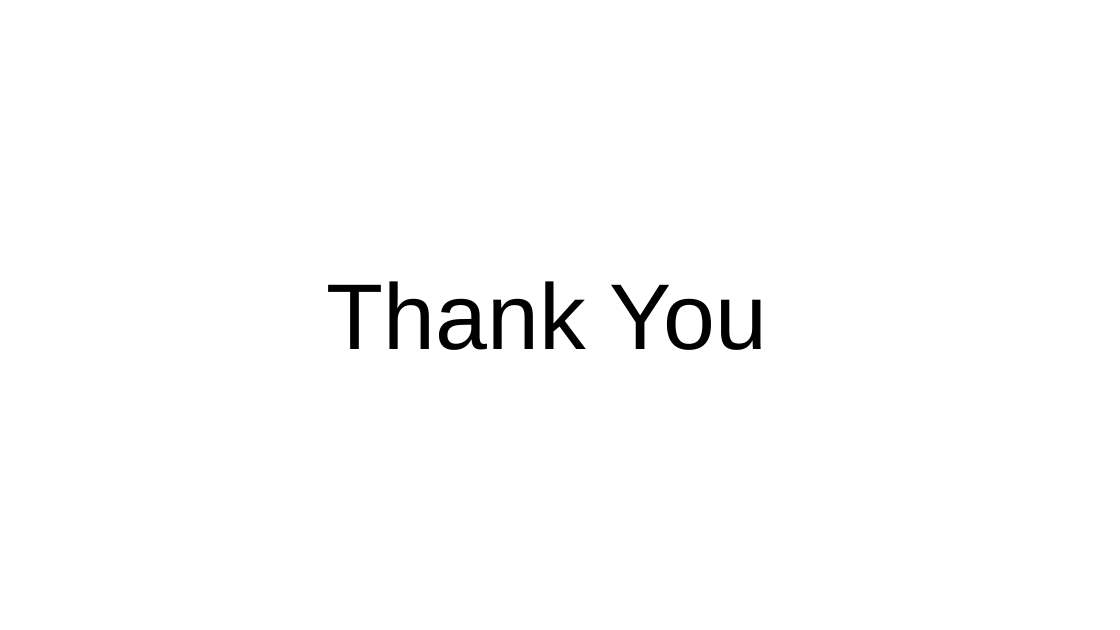
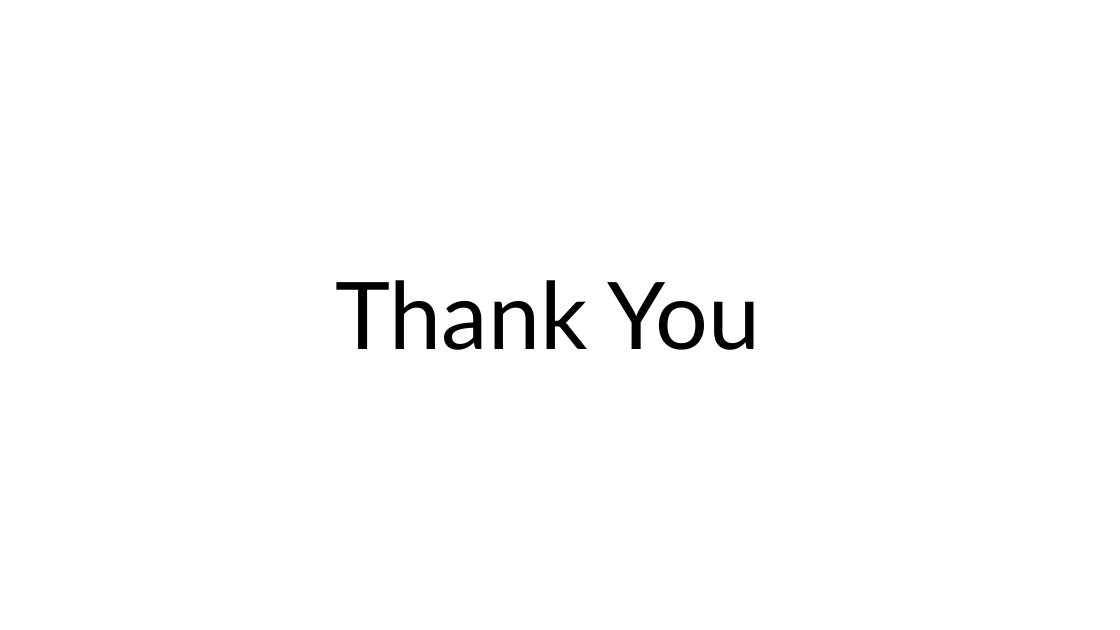
Before and after one commit to RamPrakhyath05/Next.js-FinalProject, a slide deck: slide 9 of final ppt.pptx. Drawn at 1120x630 pixels with LibreOffice and Linux fonts; fonts in the diff are those of the drawing; background and template pictures are left out. Boxes give left, top, right and bottom in pixels: in the first picture for what was removed or moved away, otherwise in the second. Text is boxed around its words. In the diff, an @@ line names an element or a change of style, - is before the commit and + after.

```diff
--- a/final ppt.pptx
+++ b/final ppt.pptx
@@ text "Thank You" at (335,280,761,350): font Arial to Lato @@
```
Also in this commit, not shown: 3 other slides changed.
